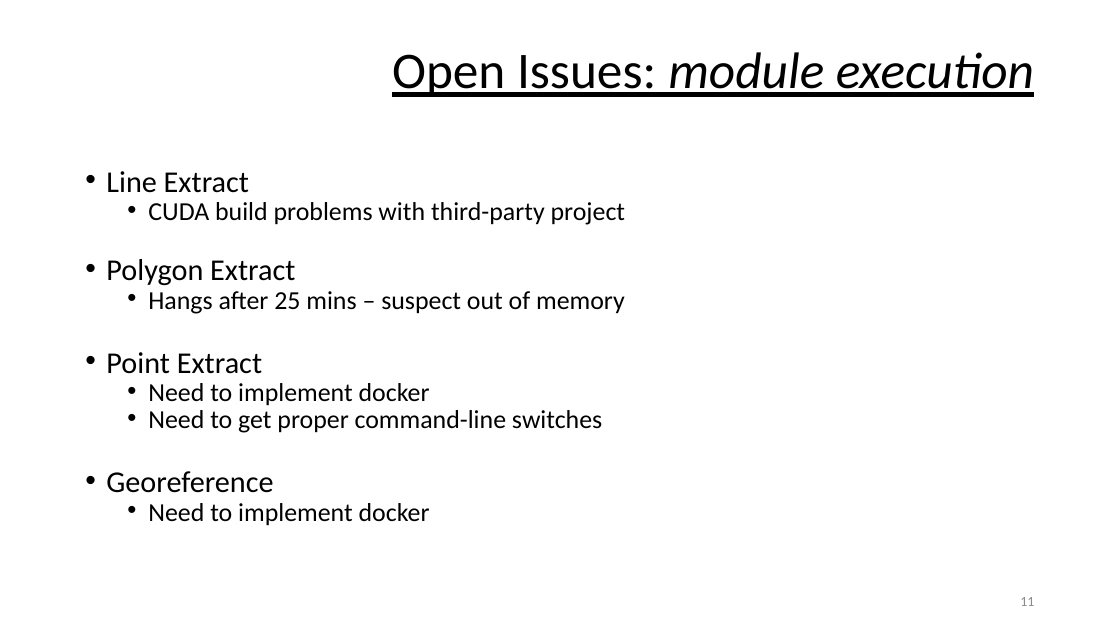
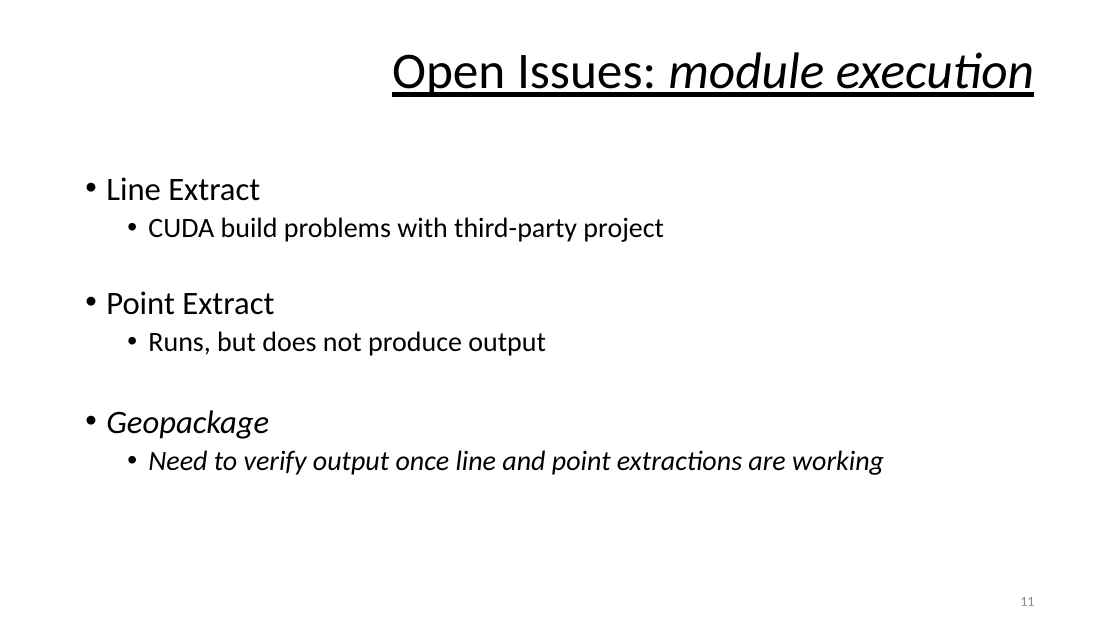
Before and after one commit to DARPA-CRITICALMAAS/ta1_integration, a slide deck: slide 11 of docs/overview.pptx. Drawn at 1120x630 pixels with LibreOffice and Linux fonts; fonts in the diff are those of the drawing. Boxes give left, top, right and bottom in pixels: in the first picture for what was removed or moved away, otherwise in the second. Text is boxed around its words. In the diff, an @@ line names an element or a change of style, - is before the commit and + after.

```diff
--- a/docs/overview.pptx
+++ b/docs/overview.pptx
@@ text at (106, 177, 664, 315): size 25.9 to 28 pt in "Line Extract", "Point Extract"; size 22.2 to 24 pt in "CUDA build problems with third-party project"; line spacing 0.7 to 0.9 @@
@@ text at (106, 259, 625, 314): paragraphs removed @@
-• Polygon Extract
-  • Hangs after 25 mins – suspect out of memory
@@ text at (106, 331, 884, 475): text changed; size 22.2 to 24 pt; italic on @@
-  • Need to implement docker
-  • Need to get proper command-line switches
-• Georeference
-  • Need to implement docker
+  • Runs, but does not produce output
+• Geopackage
+  • Need to verify output once line and point extractions are working
```
Also in this commit, not shown: 2 other slides changed.
